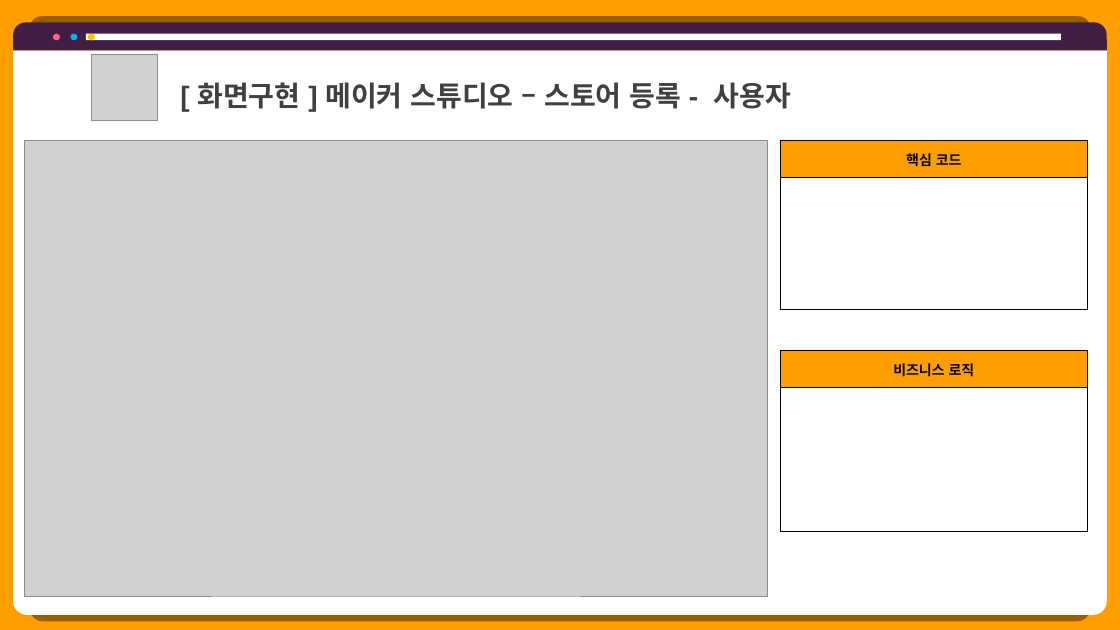
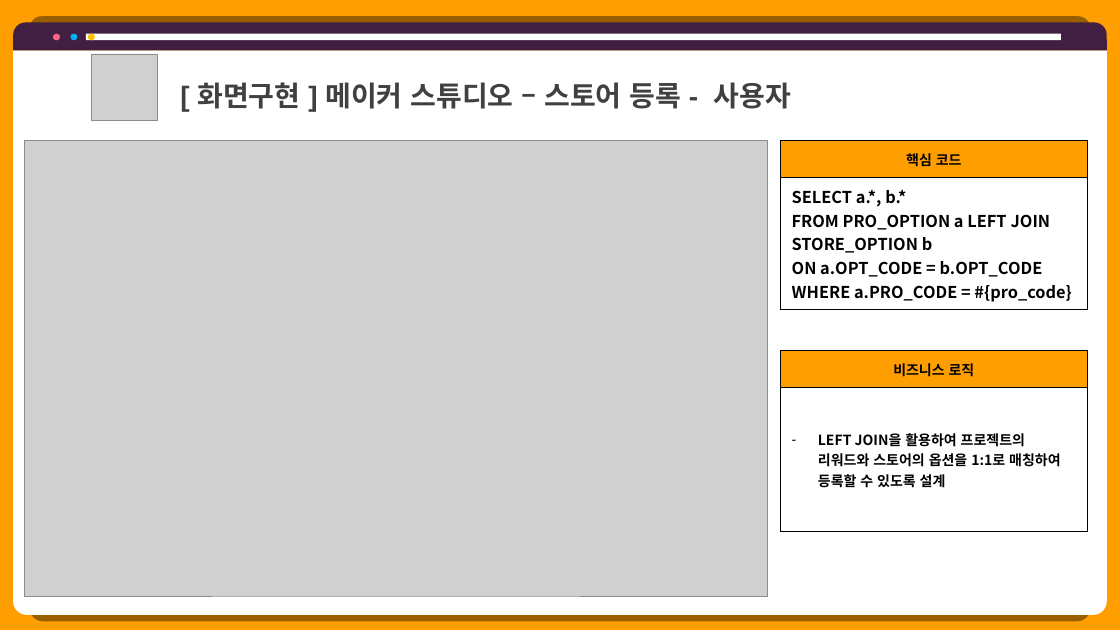
Before and after one commit to hhsw07/ezen-academy-projects, a slide deck: slide 33 of 0 발표용 파워포인트/project06 - 파워포인트 종합 - 현태.pptx (slide 37 before the commit). Drawn at 1120x630 pixels with LibreOffice and Linux fonts; fonts in the diff are those of the drawing; grey boxes stand for pictures. Boxes give left, top, right and bottom in pixels: in the first picture for what was removed or moved away, otherwise in the second. Text is boxed around its words. In the diff, an @@ line names an element or a change of style, - is before the commit and + after.

```diff
--- a/0 발표용 파워포인트/project06 - 파워포인트 종합 - 현태.pptx
+++ b/0 발표용 파워포인트/project06 - 파워포인트 종합 - 현태.pptx
@@ table at (781, 140, 1087, 310) @@
-row 2, column 1: 
+row 2, column 1: SELECT a.*, b.* / FROM PRO_OPTION a LEFT JOIN STORE_OPTION b / ON a.OPT_CODE = b.OPT_CODE / WHERE a.PRO_CODE = #{pro_code}
@@ table at (781, 350, 1087, 532) @@
-row 2, column 1: 
+row 2, column 1: LEFT JOIN을 활용하여 프로젝트의 리워드와 스토어의 옵션을 1:1로 매칭하여 등록할 수 있도록 설계
```
Also in this commit, not shown: 30 other slides changed, 1 slide added, 4 slides removed, 2 other files.
